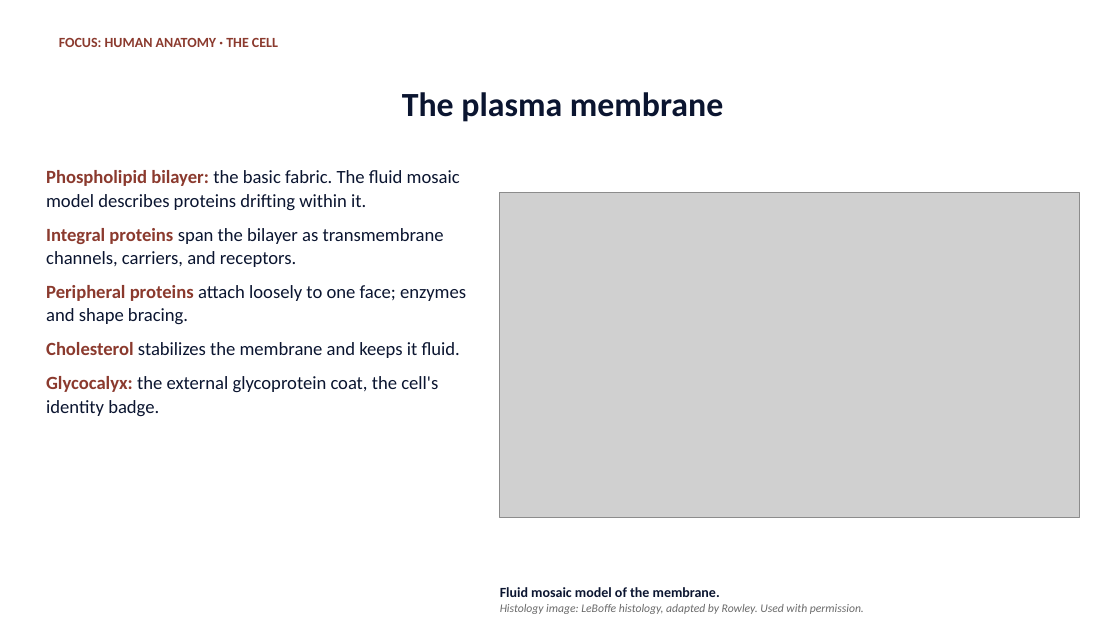
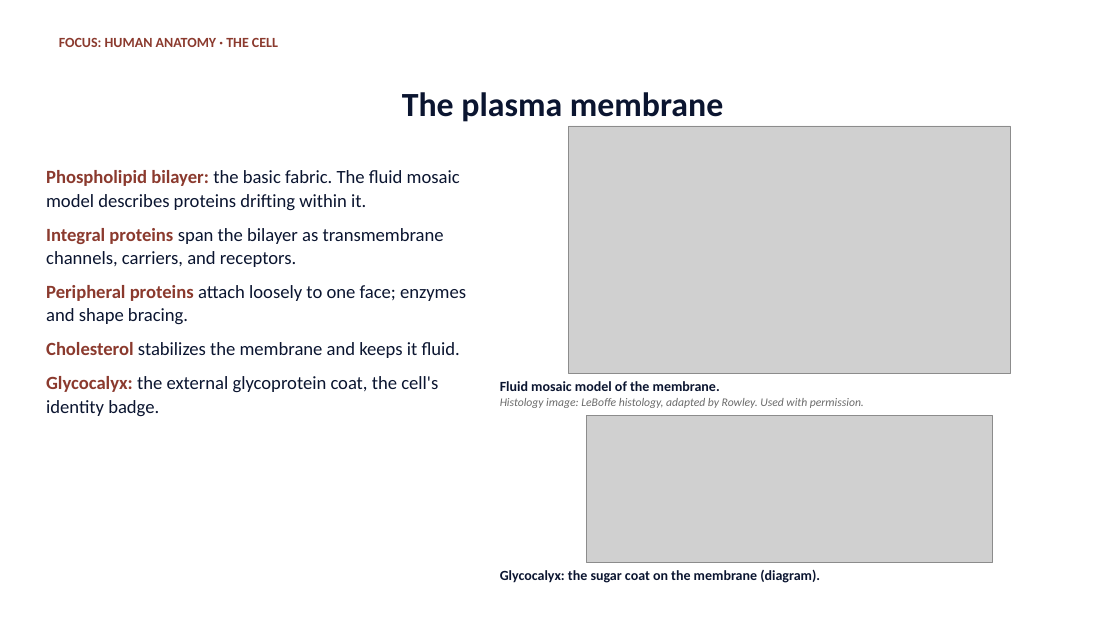
Before and after one commit to drsrennie-stack/A-P-lecture-core, a slide deck: slide 5 of The-Cell-Anatomy-and-Histology.pptx. Drawn at 1120x630 pixels with LibreOffice and Linux fonts; fonts in the diff are those of the drawing; grey boxes stand for pictures. Boxes give left, top, right and bottom in pixels: in the first picture for what was removed or moved away, otherwise in the second. Text is boxed around its words. In the diff, an @@ line names an element or a change of style, - is before the commit and + after.

```diff
--- a/The-Cell-Anatomy-and-Histology.pptx
+++ b/The-Cell-Anatomy-and-Histology.pptx
@@ picture: place and size @@
-picture at bbox=[500, 192, 1080, 518]
+picture at bbox=[569, 126, 1010, 374]
@@ text "Fluid mosaic model of the ...": place and size @@
-text "Fluid mosaic model of the ..." at bbox=[500, 587, 864, 614]
+text "Fluid mosaic model of the ..." at bbox=[500, 381, 864, 408]
@@ picture added at bbox=[587, 416, 993, 563] @@
@@ text added at bbox=[500, 570, 820, 583], 12 pt, text #0B1530, bold @@
+Glycocalyx: the sugar coat on the membrane (diagram).
```
Also in this commit, not shown: 2 other slides changed, 3 other files.
